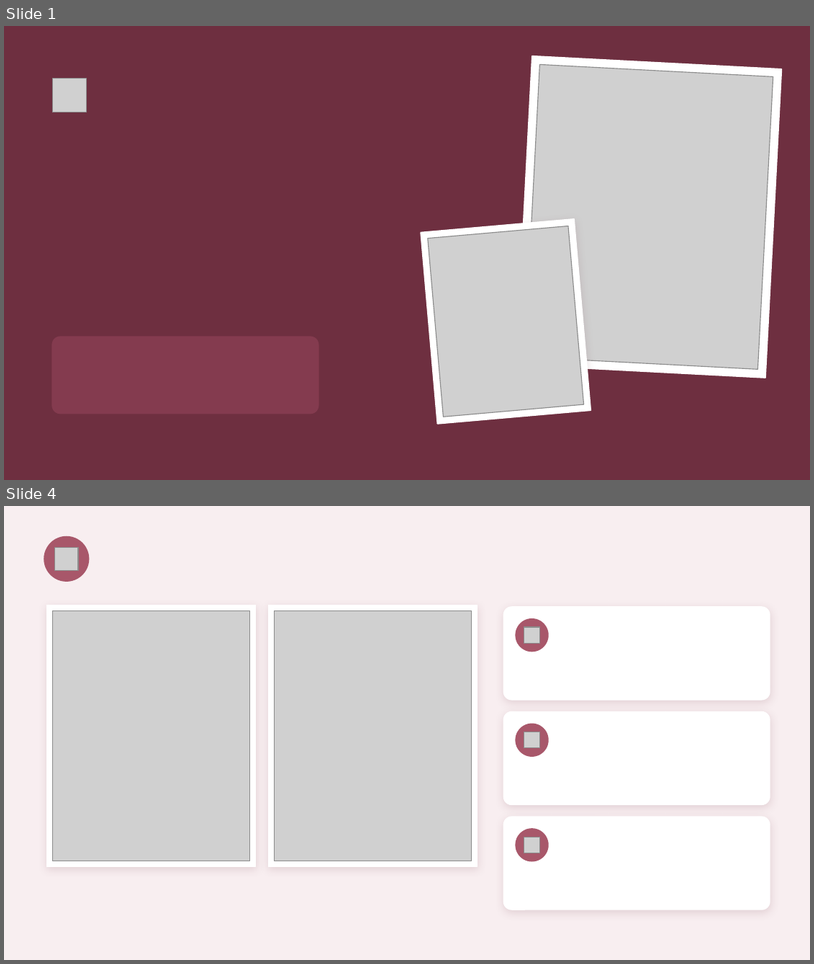
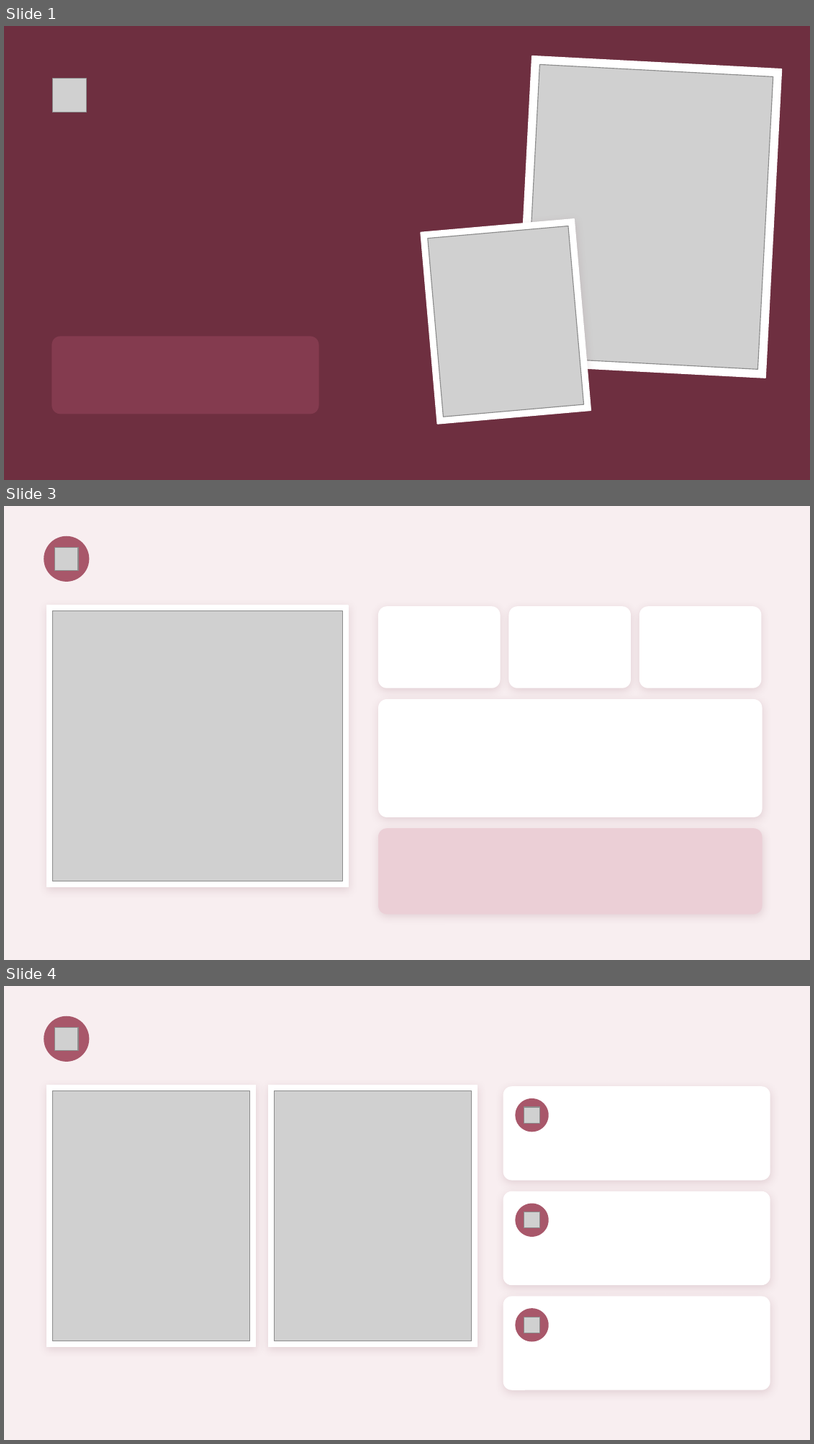
Before and after one commit to tdrzt4grdp-beep/P, a slide deck: svatebni_uces/pozadi/graficka_vrstva.pptx. Shown one above the other, each under a label of ours: slides 1 and 4 before the commit, slides 1, 3 and 4 after it; the slides between them are not shown. The pictures are 814x964 and 814x1444 pixels, drawn with LibreOffice and Linux fonts; fonts in the diff are those of the drawing; grey boxes stand for pictures. Boxes give left, top, right and bottom in pixels: in the first picture for what was removed or moved away, otherwise in the second. Text is boxed around its words. In the diff, an @@ line names an element or a change of style, - is before the commit and + after.

```diff
--- a/svatebni_uces/pozadi/graficka_vrstva.pptx
+++ b/svatebni_uces/pozadi/graficka_vrstva.pptx
@@ slide 3 added at (4, 506, 810, 960), background #F8EEF0 @@
@@ ellipse added at (44, 537, 89, 581), fill #A8576A, outline #A8576A 1 pt @@
@@ picture added at (55, 547, 78, 571) @@
@@ rectangle added at (46, 605, 348, 887), fill #FFFFFF, outline #FFFFFF 1 pt @@
@@ picture added at (52, 611, 342, 881) @@
@@ rounded rectangle added at (379, 607, 500, 687), fill #FFFFFF, outline #FFFFFF 1 pt @@
@@ rounded rectangle added at (509, 607, 630, 687), fill #FFFFFF, outline #FFFFFF 1 pt @@
@@ rounded rectangle added at (640, 607, 761, 687), fill #FFFFFF, outline #FFFFFF 1 pt @@
@@ rounded rectangle added at (379, 700, 762, 816), fill #FFFFFF, outline #FFFFFF 1 pt @@
@@ rounded rectangle added at (379, 829, 762, 914), fill #EBCFD6, outline #EBCFD6 1 pt @@
```
Also in this commit, not shown: 1 slide changed, 1 slide removed, 6 other files.
